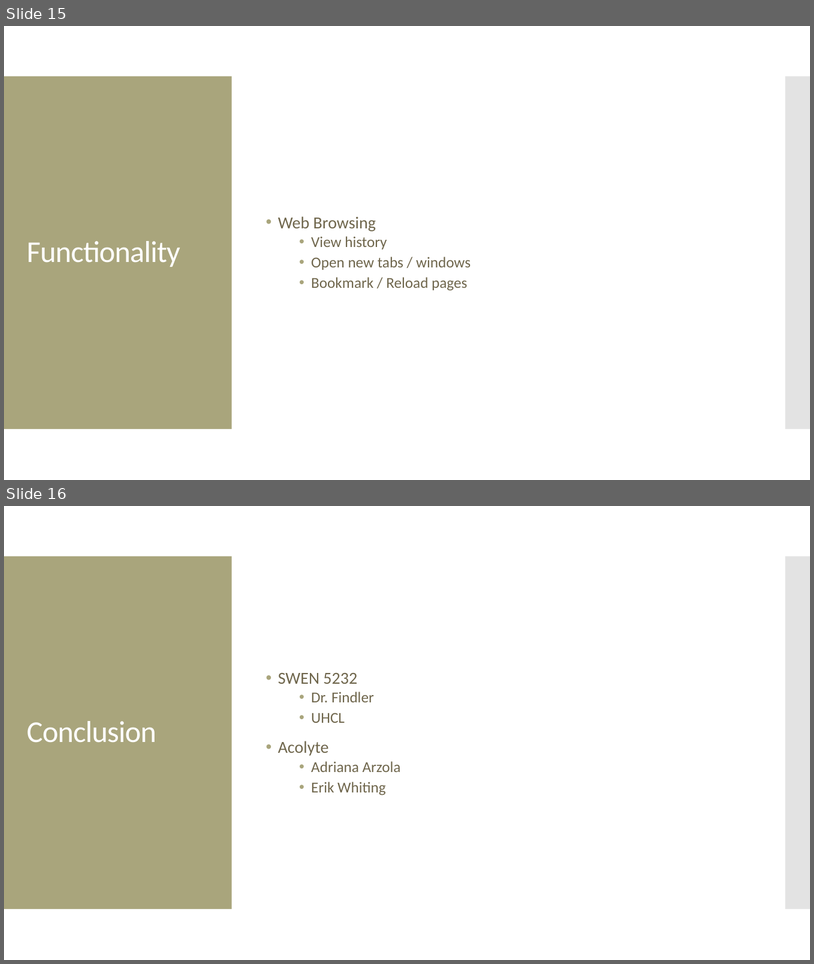
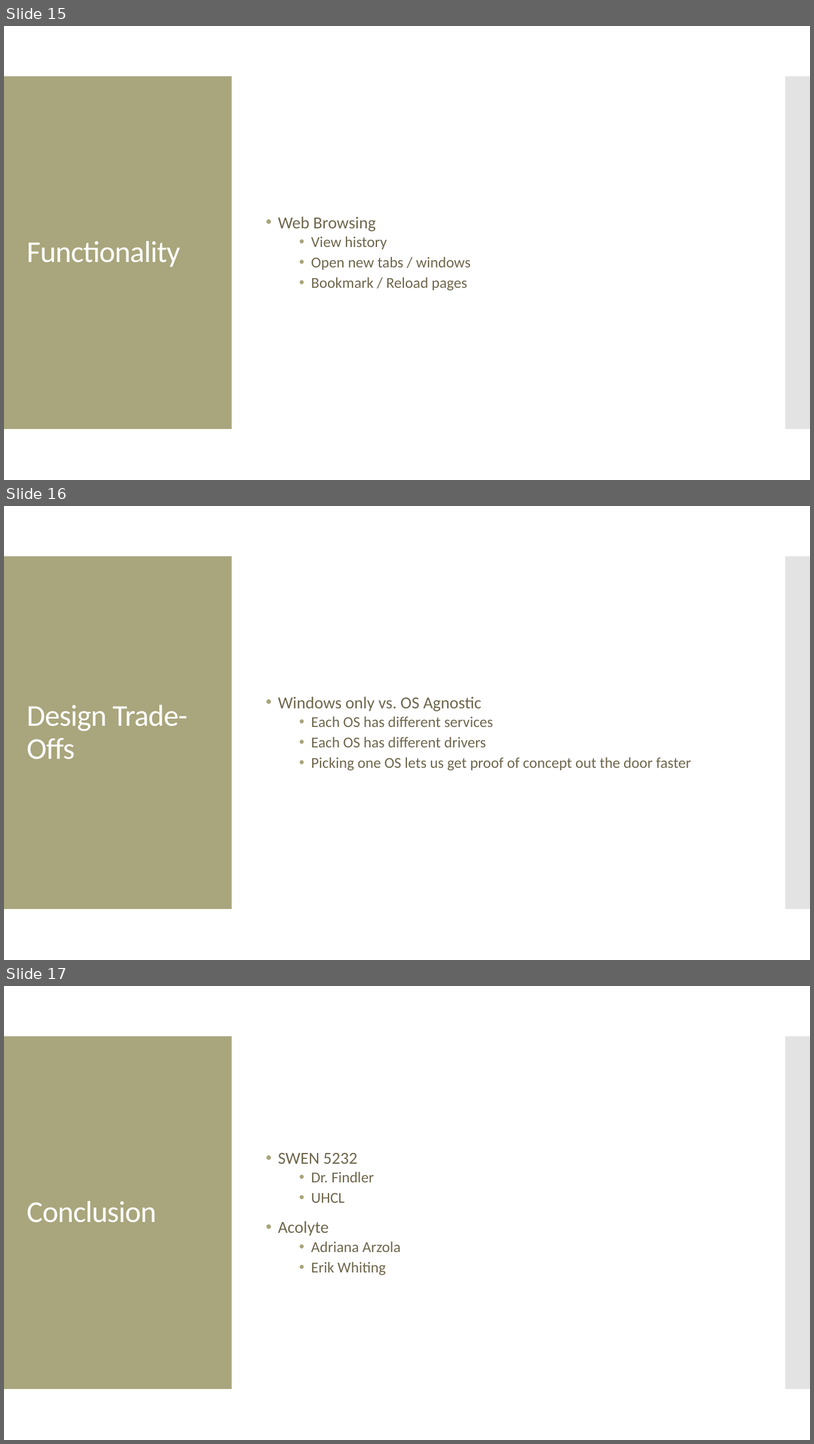
Before and after one commit to swen5232/Final, a slide deck: Acolyte/AcolytePresentation.pptx. Shown one above the other, each under a label of ours: slides 15 and 16 before the commit, slides 15, 16 and 17 after it. The pictures are 814x964 and 814x1444 pixels, drawn with LibreOffice and Linux fonts; fonts in the diff are those of the drawing. Boxes give left, top, right and bottom in pixels: in the first picture for what was removed or moved away, otherwise in the second. Text is boxed around its words. In the diff, an @@ line names an element or a change of style, - is before the commit and + after.

```diff
--- a/Acolyte/AcolytePresentation.pptx
+++ b/Acolyte/AcolytePresentation.pptx
@@ slide 16 added at [4,506,810,960], background #FFFFFF; not listed: 2 template elements that a slide beside it also shows @@
@@ text added at [278,696,691,771], 18 pt, text #6F664C @@
+• Windows only vs. OS Agnostic
+  • Each OS has different services
+  • Each OS has different drivers
+  • Picking one OS lets us get proof of concept out the door faster
@@ title added at [27,705,188,759], 36 pt, text #FFFFFF @@
+Design Trade-Offs
@@ what was slide 16 is now slide 17 @@
```
Also in this commit, not shown: 3 slides changed.
